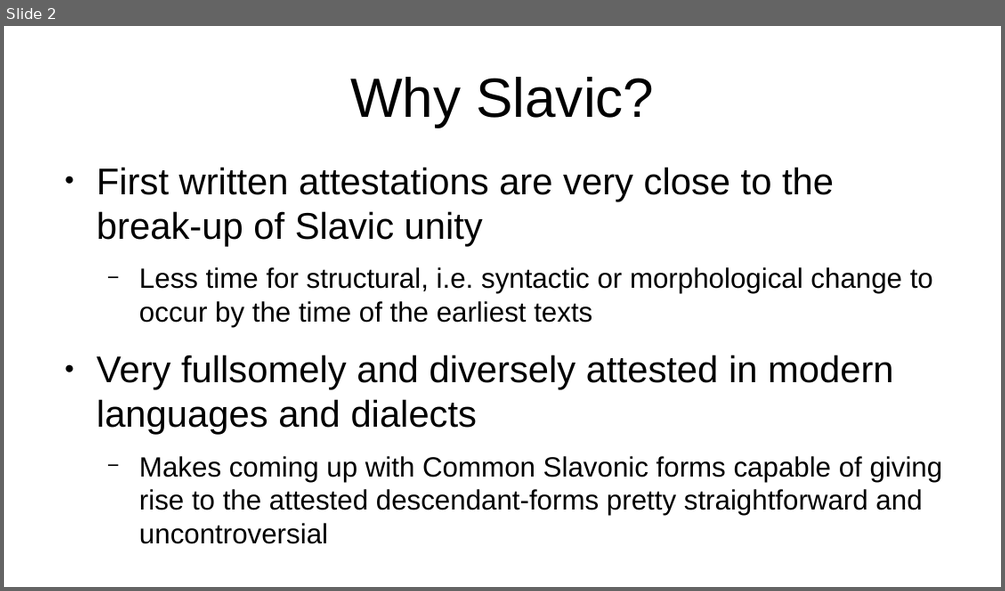
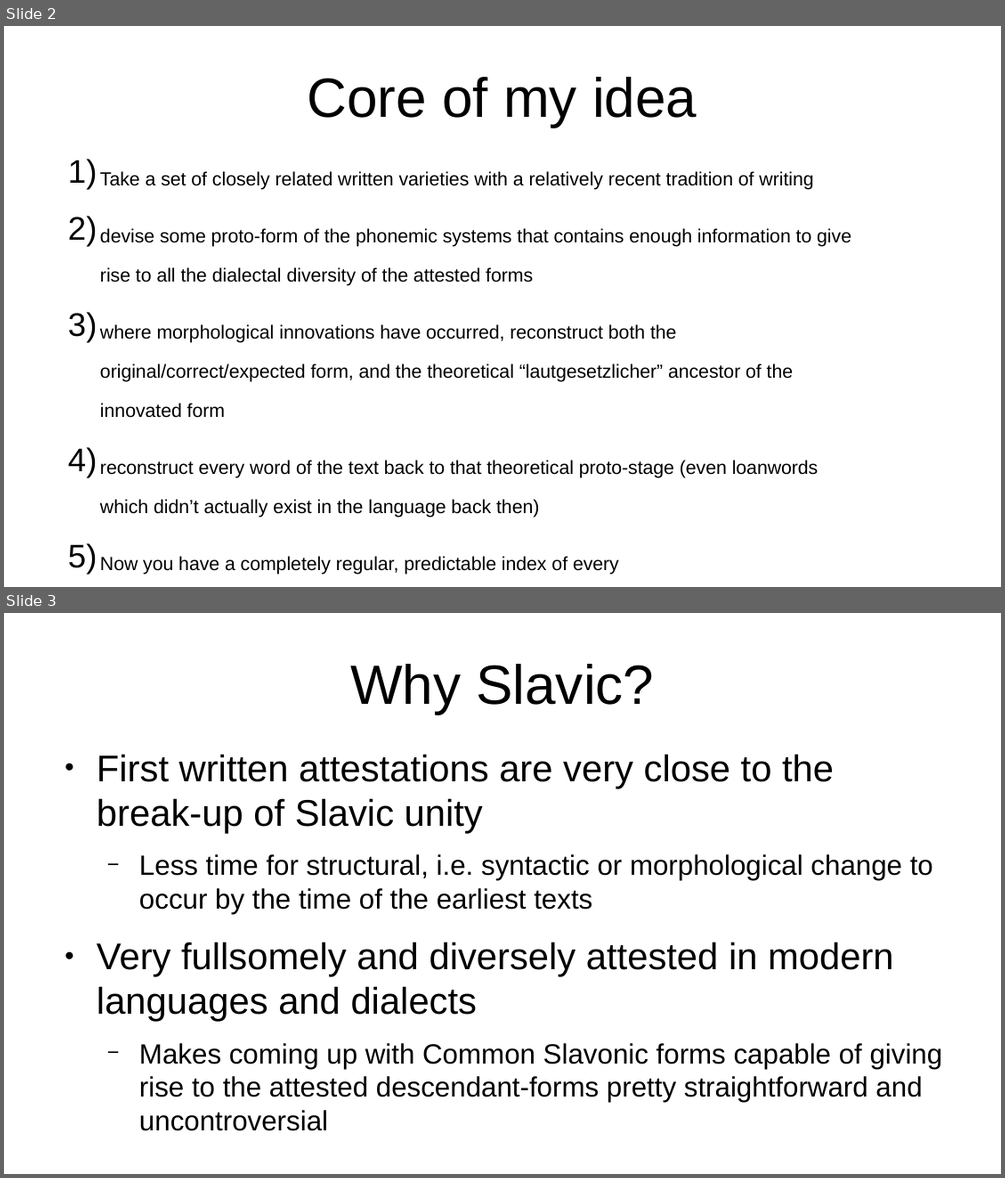
Before and after one commit to 12401453/torot_2023, a slide deck: presentation/thesis_workshop_slides.odp. Shown one above the other, each under a label of ours: slide 2 before the commit, slides 2 and 3 after it. The pictures are 1005x591 and 1005x1178 pixels, drawn with LibreOffice and Linux fonts; fonts in the diff are those of the drawing. Boxes give left, top, right and bottom in pixels: in the first picture for what was removed or moved away, otherwise in the second. Text is boxed around its words. In the diff, an @@ line names an element or a change of style, - is before the commit and + after.

```diff
--- a/presentation/thesis_workshop_slides.odp
+++ b/presentation/thesis_workshop_slides.odp
@@ slide 2 added at (x1=4, y1=26, x2=1001, y2=587), background #FFFFFF @@
@@ title added at (x1=307, y1=77, x2=696, y2=127), 44 pt, text #000000 @@
+Core of my idea
@@ text added at (x1=100, y1=171, x2=851, y2=574), 26 pt, text #000000 @@
+1) Take a set of closely related written varieties with a relatively recent tradition of writing
+2) devise some proto-form of the phonemic systems that contains enough information to give rise to all the dialectal diversity of the attested forms
+3) where morphological innovations have occurred, reconstruct both the original/correct/expected form, and the theoretical “lautgesetzlicher” ancestor of the innovated form
+4) reconstruct every word of the text back to that theoretical proto-stage (even loanwords which didn’t actually exist in the language back then)
+5) Now you have a completely regular, predictable index of every
@@ what was slide 2 is now slide 3 @@
```
Also in this commit, not shown: 2 slides changed, 1 other slide added.
